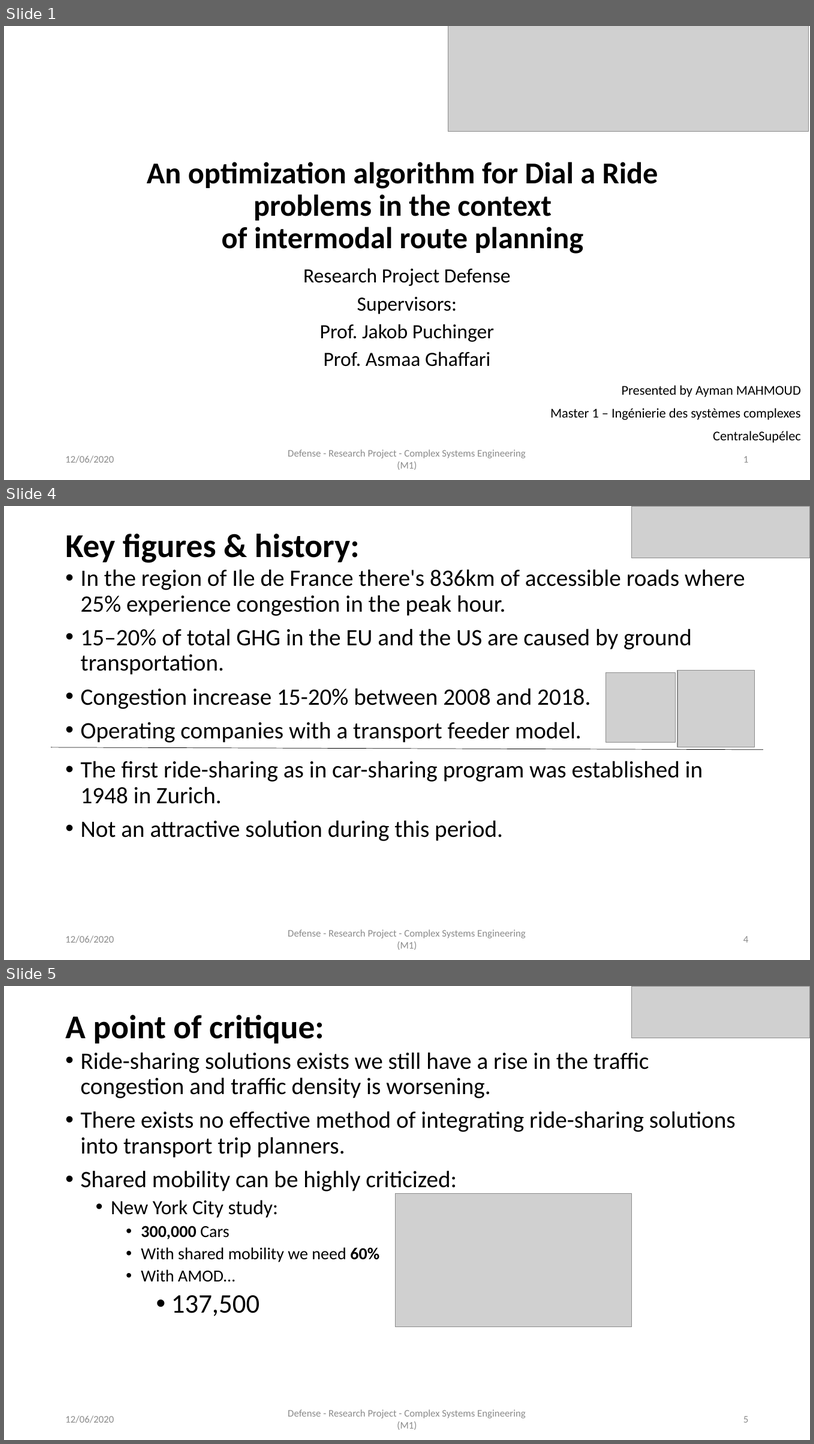
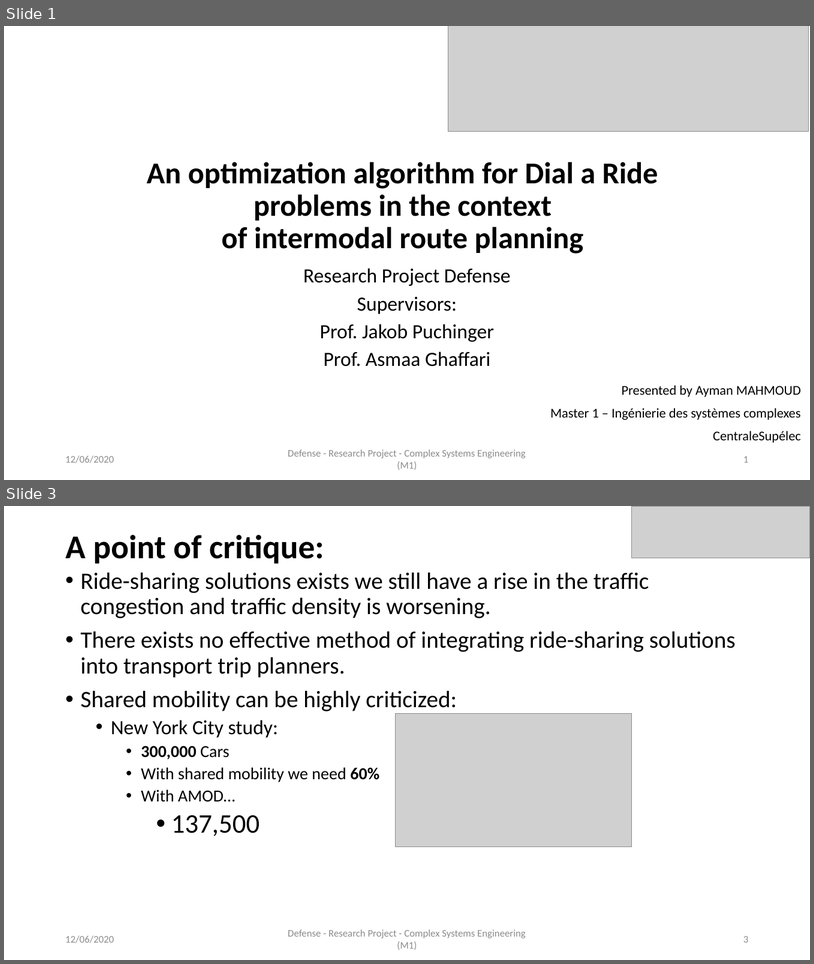
Before and after one commit to AymanABDELHAMID/OD_MTO_DARP, a slide deck: Presentation/presentation_AymanMahmoud.pptx. Shown one above the other, each under a label of ours: slides 1, 4 and 5 before the commit, slides 1 and 3 after it; the slides between them are not shown. The pictures are 814x1444 and 814x964 pixels, drawn with LibreOffice and Linux fonts; fonts in the diff are those of the drawing; grey boxes stand for pictures. Boxes give left, top, right and bottom in pixels: in the first picture for what was removed or moved away, otherwise in the second. Text is boxed around its words. In the diff, an @@ line names an element or a change of style, - is before the commit and + after.

```diff
--- a/Presentation/presentation_AymanMahmoud.pptx
+++ b/Presentation/presentation_AymanMahmoud.pptx
@@ slide 4 removed at [4,506,810,960], background #FFFFFF @@
@@ picture removed at [633,506,810,558] @@
@@ title removed at [65,534,360,563] @@
-Key figures & history:
@@ text removed at [81,569,746,742] @@
-• In the region of Ile de France there's 836km of accessible roads where 25% experience congestion in the peak hour.
-• 15–20% of total GHG in the EU and the US are caused by ground transportation.
-• Congestion increase 15-20% between 2008 and 2018.
-• Operating companies with a transport feeder model.
@@ picture removed at [606,673,676,742] @@
@@ picture removed at [678,670,755,747] @@
@@ line removed from (51, 747) to (764, 750) @@
@@ text removed at [81,760,704,841] @@
-• The first ride-sharing as in car-sharing program was established in 1948 in Zurich.
-• Not an attractive solution during this period.
@@ text removed at [65,935,114,943] @@
-12/06/2020
@@ text removed at [288,929,526,949] @@
-Defense - Research Project - Complex Systems Engineering (M1)
@@ page number removed at [744,936,749,942] @@
-4
@@ what was slide 5 is now slide 3 @@
@@ page number at [744,936,749,942]: text changed @@
-5
+3
```
Also in this commit, not shown: 15 slides changed, 1 slide added, 3 other slides removed, 2 other files.
